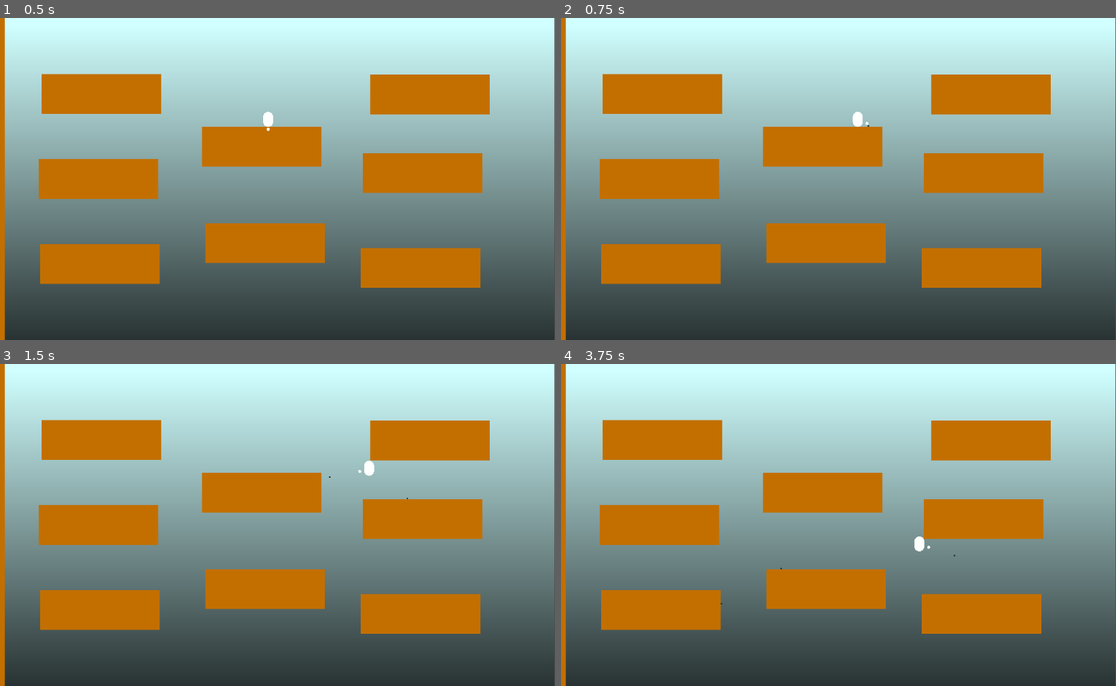
Above: before the commit, frames 1-4 (two rows, left to right).
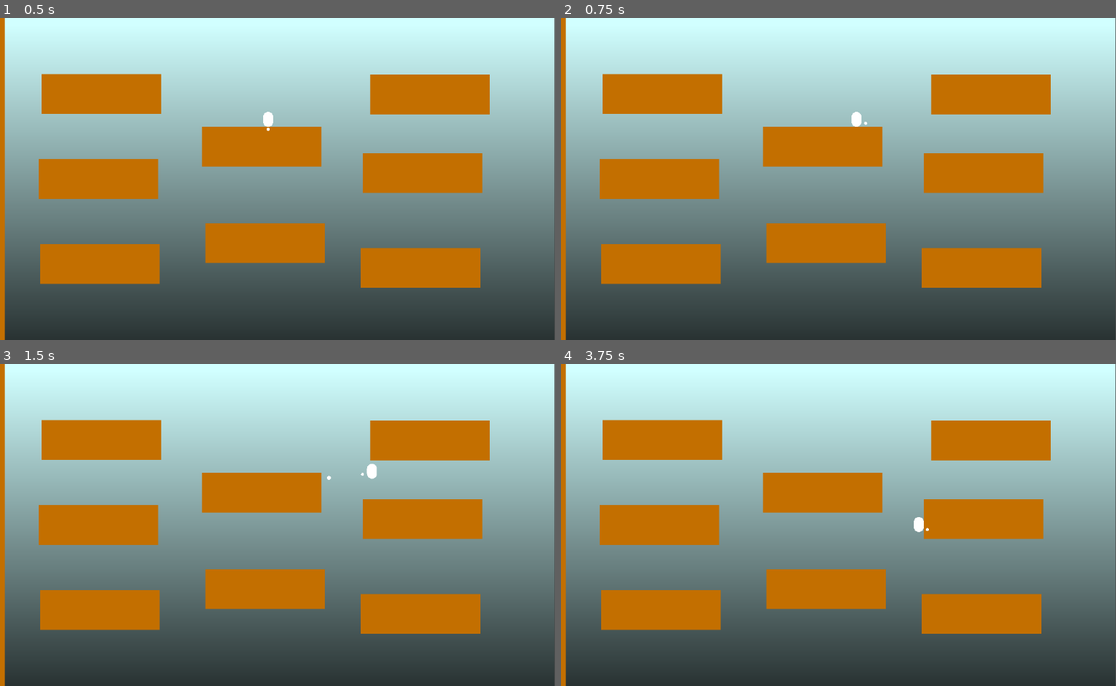
Above: after the commit, the same moments.

Repository: JoshuaHerring/Exodus-Project
Game: Godot game, scene res://scenes/main.tscn
Same seed, same stepped clock (60 frames per second), same inputs: the game is played once before the commit and once after it.
Inputs (mouse positions are in pixels of both pictures, inside the frame that each line leads up to):
- Up to frame 1 (0.5 s): no input
- Up to frame 2 (0.75 s): tap Enter at 0.5 s; move the mouse to (955, 162) at 0.52 s; hold D (right) from 0.53 s (still down); click (955, 162) at 0.6 s
- Up to frame 3 (1.5 s): keep holding D (right); tap Space (jump) at 0.77 s; move the mouse to (155, 541) at 1.27 s; click (155, 541) at 1.35 s
- Up to frame 4 (3.75 s): tap Space (jump) at 1.52, 3.02 s; move the mouse to (888, 454) at 2.02 s; release D (right) at 2.03 s; hold A (left) 2.03-2.78 s; click (888, 454) at 2.1 s; move the mouse to (799, 589) at 2.77 s; hold D (right) from 2.78 s (still down); click (799, 589) at 2.85 s; move the mouse to (999, 573) at 3.52 s; click (999, 573) at 3.6 s

Frame 1 is identical in both runs. In frame 2, less than 0.1% of the frame differs, in the area x 52-56%, y 29-34%; in frame 3, less than 0.1%; in frame 4, 0.2%, in the area x 28-72%, y 47-75%.

Commit message:
bullets can bounce and scale

Diff:
--- a/scenes/player.tscn
+++ b/scenes/player.tscn
@@ -22,6 +22,7 @@
 mesh = SubResource("CapsuleMesh_4k6qb")
 
 [node name="Hand" type="Node2D" parent="."]
+metadata/_edit_group_ = true
 
 [node name="MeshInstance2D" type="MeshInstance2D" parent="Hand"]
 mesh = SubResource("SphereMesh_3pr8i")
--- a/scenes/test_bullet.tscn
+++ b/scenes/test_bullet.tscn
@@ -1,18 +1,34 @@
-[gd_scene load_steps=3 format=3 uid="uid://c7cn6kybht78s"]
+[gd_scene load_steps=6 format=3 uid="uid://c7cn6kybht78s"]
 
 [ext_resource type="Script" path="res://scripts/test_bullet.gd" id="1_kisun"]
+
+[sub_resource type="PhysicsMaterial" id="PhysicsMaterial_i551y"]
+bounce = 1.0
 
 [sub_resource type="CircleShape2D" id="CircleShape2D_3k3gp"]
 radius = 2.0
 
+[sub_resource type="SphereMesh" id="SphereMesh_xnkh6"]
+radius = 2.0
+height = 4.0
+
+[sub_resource type="CircleShape2D" id="CircleShape2D_558a0"]
+radius = 2.0
+
 [node name="testBullet" type="RigidBody2D" groups=["projectile"]]
+physics_material_override = SubResource("PhysicsMaterial_i551y")
 script = ExtResource("1_kisun")
 
 [node name="CollisionShape2D" type="CollisionShape2D" parent="."]
-position = Vector2(1.5, 1.5)
 shape = SubResource("CircleShape2D_3k3gp")
 
-[node name="ColorRect" type="ColorRect" parent="."]
-offset_right = 3.0
-offset_bottom = 3.0
-color = Color(0.129412, 0.219608, 0.164706, 1)
+[node name="MeshInstance2D" type="MeshInstance2D" parent="."]
+mesh = SubResource("SphereMesh_xnkh6")
+
+[node name="collisionDetector" type="Area2D" parent="."]
+
+[node name="CollisionShape2D" type="CollisionShape2D" parent="collisionDetector"]
+shape = SubResource("CircleShape2D_558a0")
+
+[connection signal="area_entered" from="collisionDetector" to="." method="_on_collision_detector_area_entered"]
+[connection signal="body_entered" from="collisionDetector" to="." method="_on_collision_detector_body_entered"]
--- a/scripts/player.gd
+++ b/scripts/player.gd
@@ -12,6 +12,8 @@
 const HAND_DISTANCE = 20
 
 var bullet_speed = 500
+var bullet_bounces = 0
+var bullet_size = 1
 
 # DIVIDE THE LOGIC UP INTO FUNCTIONS AND ABSTRACT
 func _physics_process(delta):
@@ -22,11 +24,12 @@
 
 func shoot(bullet_velocity, bullet_start):
 	if Input.is_action_just_pressed("fire"):
-		print('bang')
 		var bulleteInstance = TEST_BULLET.instantiate()
 		bulleteInstance.position = bullet_start
 		bulleteInstance.linear_velocity = bullet_velocity
 		get_parent().add_child(bulleteInstance)
+
+		bulleteInstance.readyBulletVariables(bullet_bounces, bullet_size)
 
 func gravity(delta):
 	# Handle gravity
@@ -72,8 +75,6 @@
 	# Use the hand to aim
 	hand.global_position = player_position + direction_vector * HAND_DISTANCE
 
-	# Optionally, rotate the hand to face the cursor var direction_vector = (cursor_position - player_position).normalized() hand.rotation = direction_vector.angle()
-
 	# Calculate velocity
 	var bullet_velocity = direction_vector * bullet_speed
 	# Shoot the bullet with the above velocity
--- a/scripts/test_bullet.gd
+++ b/scripts/test_bullet.gd
@@ -1,13 +1,37 @@
 extends RigidBody2D
 
+@onready var collision_shape_2d = $CollisionShape2D
+@onready var mesh_instance_2d = $MeshInstance2D
+@onready var collision_detector = $collisionDetector/CollisionShape2D
+
 var lifespan = 5
+var bounces = 1
 # Called when the node enters the scene tree for the first time.
 func _ready():
 	pass # Replace with function body.
 
-
 # Called every frame. 'delta' is the elapsed time since the previous frame.
 func _process(delta):
+
 	if(lifespan < 0):
 		queue_free()
 	lifespan -= delta
+
+func readyBulletVariables(addBounces = 0, addSize = 0):
+	bounces += addBounces
+
+	collision_shape_2d.scale += Vector2(addSize, addSize)
+	mesh_instance_2d.scale += Vector2(addSize, addSize)
+	collision_detector.scale += Vector2(addSize, addSize)
+
+func _on_collision_detector_area_entered(area):
+	if bounces > 0:
+		bounces -= 1
+	else:
+		queue_free()
+
+func _on_collision_detector_body_entered(body):
+	if bounces > 0:
+		bounces -= 1
+	else:
+		queue_free()
